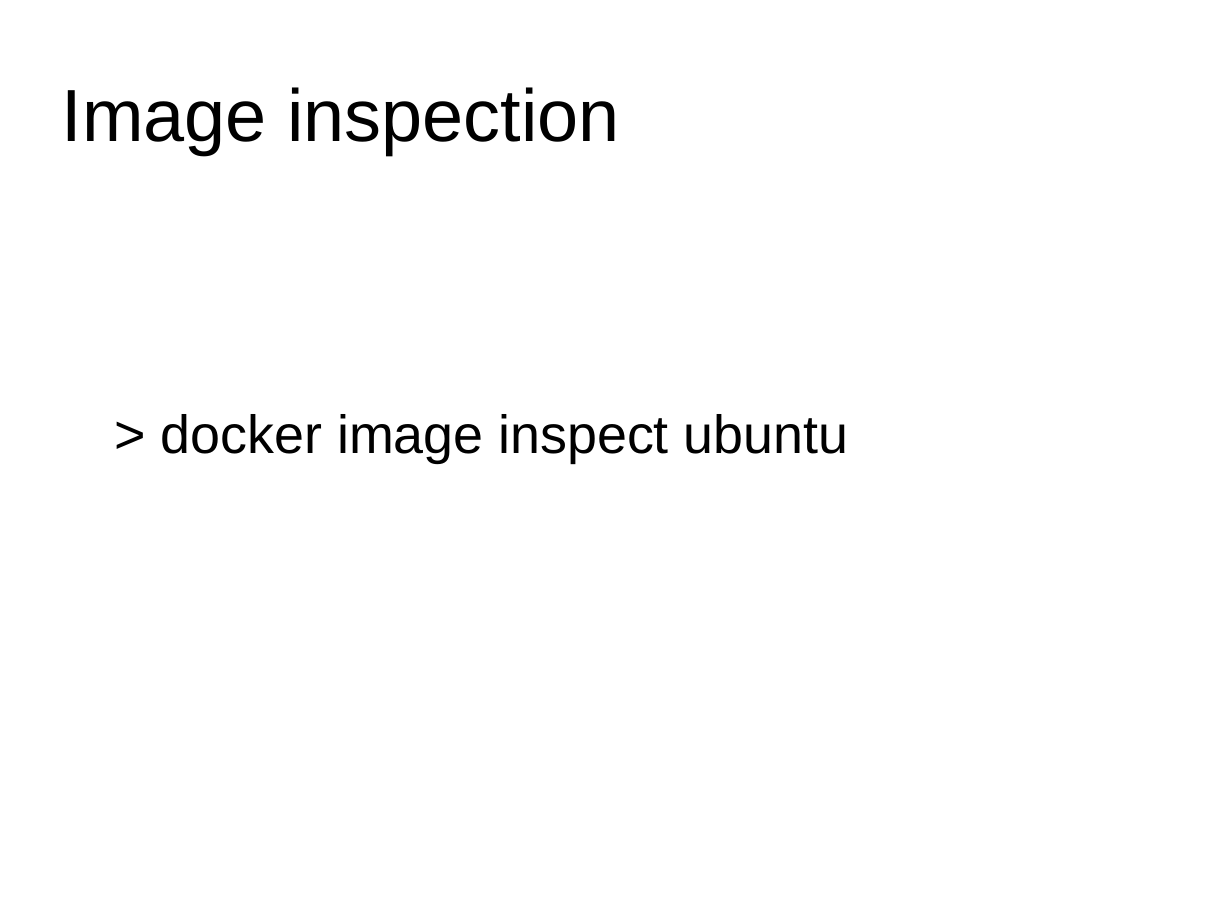
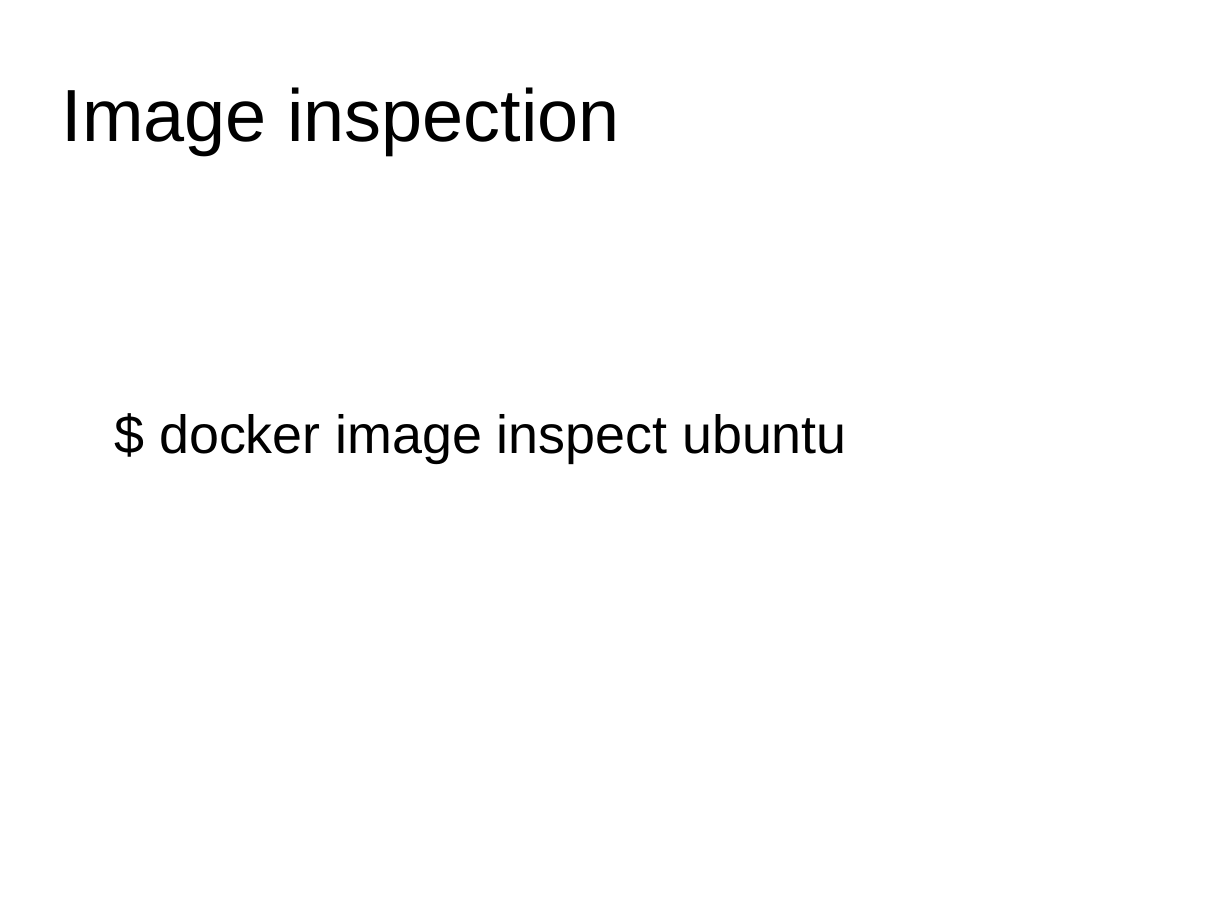
Before and after one commit to zerofrontier/docker-training, a slide deck: slide 13 of workshop.odp. Drawn at 1232x924 pixels with LibreOffice and Linux fonts; fonts in the diff are those of the drawing; background and template pictures are left out. Boxes give left, top, right and bottom in pixels: in the first picture for what was removed or moved away, otherwise in the second. Text is boxed around its words. In the diff, an @@ line names an element or a change of style, - is before the commit and + after.

```diff
--- a/workshop.odp
+++ b/workshop.odp
@@ text at box(159, 414, 847, 463): text changed @@
-> docker image inspect ubuntu
+$ docker image inspect ubuntu
```
Also in this commit, not shown: 6 other slides changed, 1 slide added, 1 slide removed, 1 other file.
